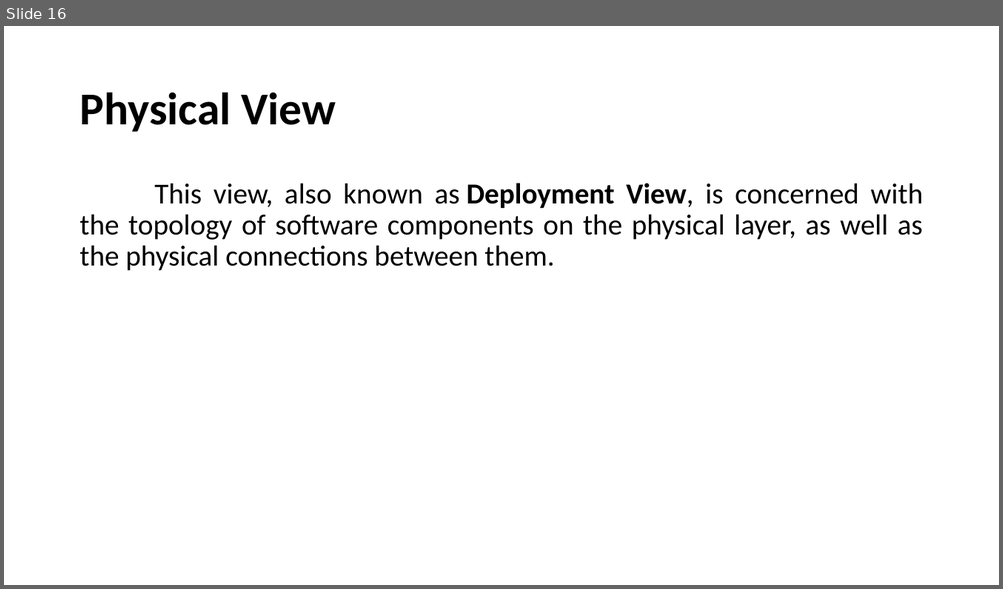
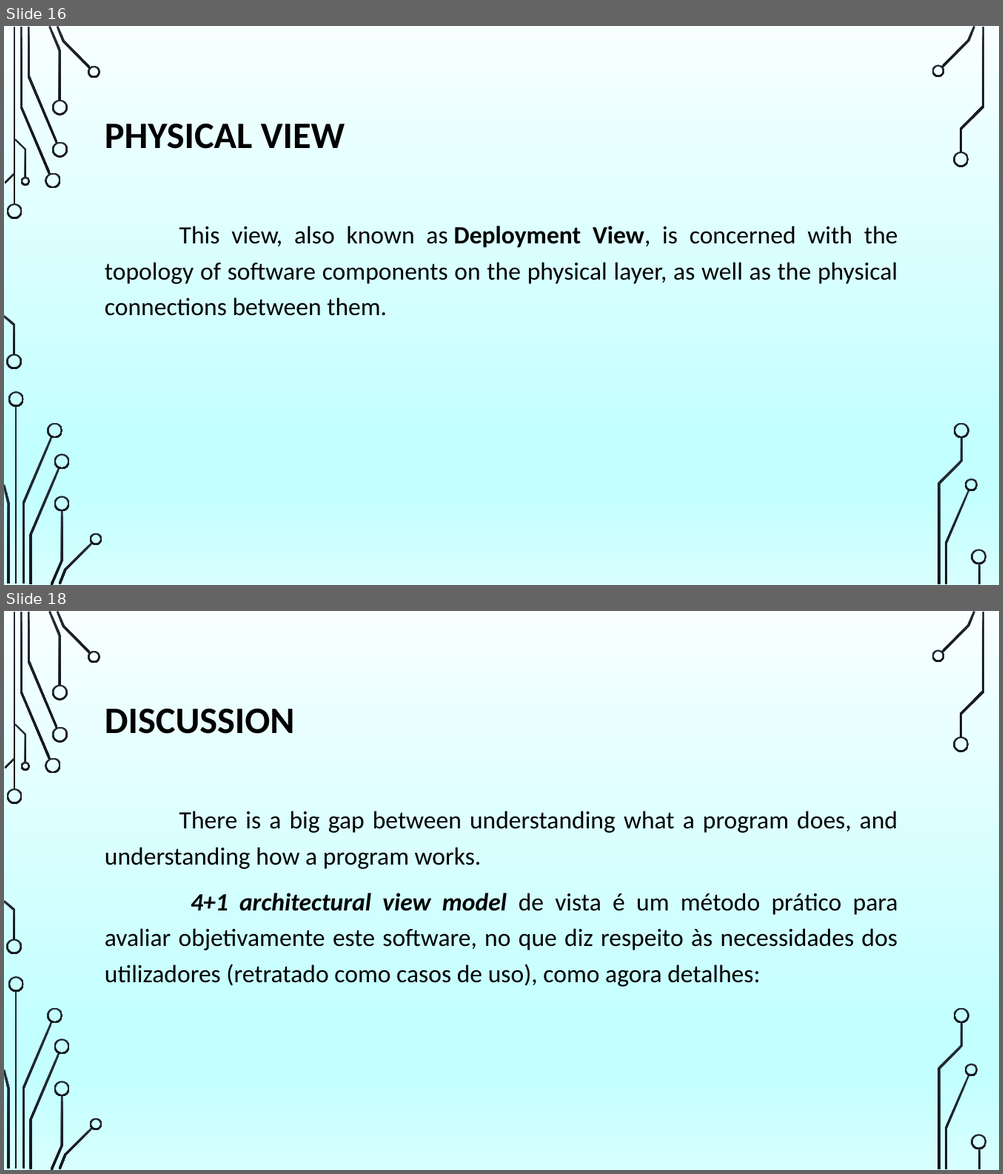
Before and after one commit to dianamoreira/thefuck, a slide deck: ArchSW-docs/The Fuck.pptx. Shown one above the other, each under a label of ours: slide 16 before the commit, slides 16 and 18 after it; the slides between them are not shown. The pictures are 1003x589 and 1003x1174 pixels, drawn with LibreOffice and Linux fonts; fonts in the diff are those of the drawing; background and template pictures are left out. Boxes give left, top, right and bottom in pixels: in the first picture for what was removed or moved away, otherwise in the second. Text is boxed around its words. In the diff, an @@ line names an element or a change of style, - is before the commit and + after.

```diff
--- a/ArchSW-docs/The Fuck.pptx
+++ b/ArchSW-docs/The Fuck.pptx
@@ slide 18 added at [4,611,999,1170], background picture (left out); not listed: 36 template elements that a slide beside it also shows @@
@@ title added at [105,709,295,734], 36 pt, text #000000, bold @@
+DISCUSSION
@@ text added at [105,811,898,987], 24 pt, text #000000 @@
+There is a big gap between understanding what a program does, and understanding how a program works.
+4+1 architectural view model de vista é um método prático para avaliar objetivamente este software, no que diz respeito às necessidades dos utilizadores (retratado como casos de uso), como agora detalhes:
@@ slide 16 changed as well @@
@@ background #FFFFFF to picture (left out) @@
@@ title at [105,124,344,149]: text changed; size 44 to 36 pt @@
-Physical View
+PHYSICAL VIEW
@@ text "This view, also known as ...": place and size @@
-text "This view, also known as ..." at [79,183,923,271]
+text "This view, also known as ..." at [105,226,898,316]
@@ text "This view, also known as ..." at [105,226,898,316]: size 28 to 24 pt; line spacing 0.9 to 1.2 @@
@@ group added at [4,26,987,585]: 33 freeform shapes, 3 rectangles @@
```
Also in this commit, not shown: 10 other slides changed, 9 other slides added, 6 slides removed, 1 other file.
